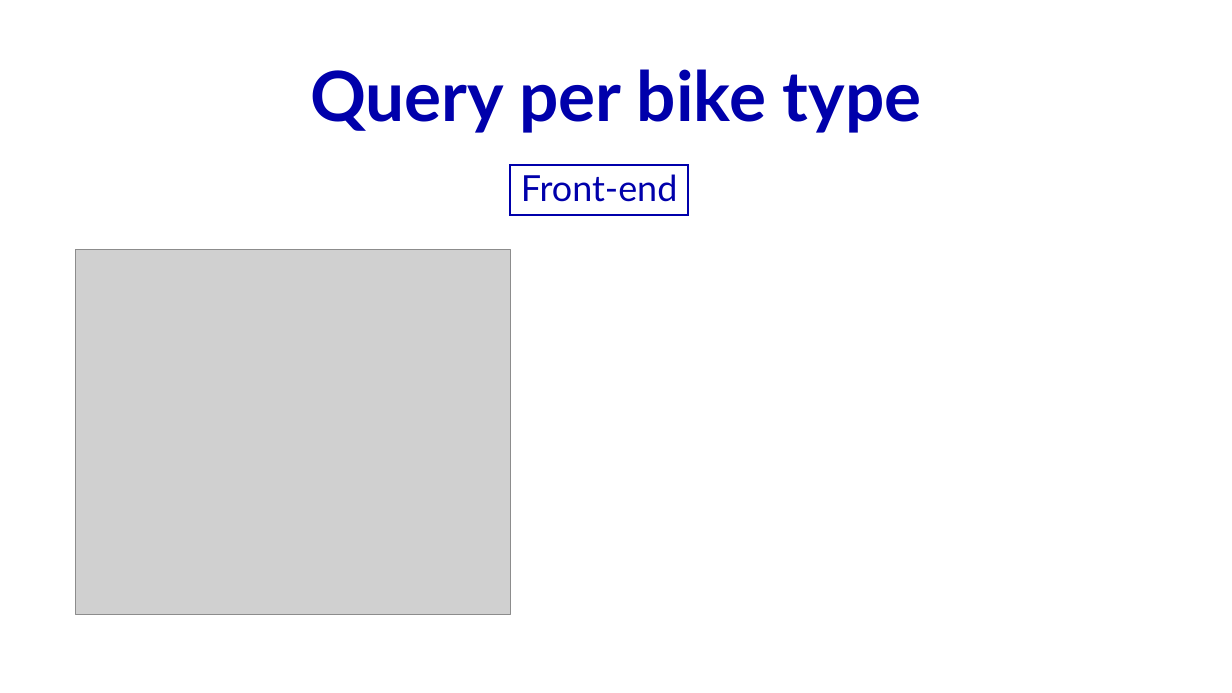
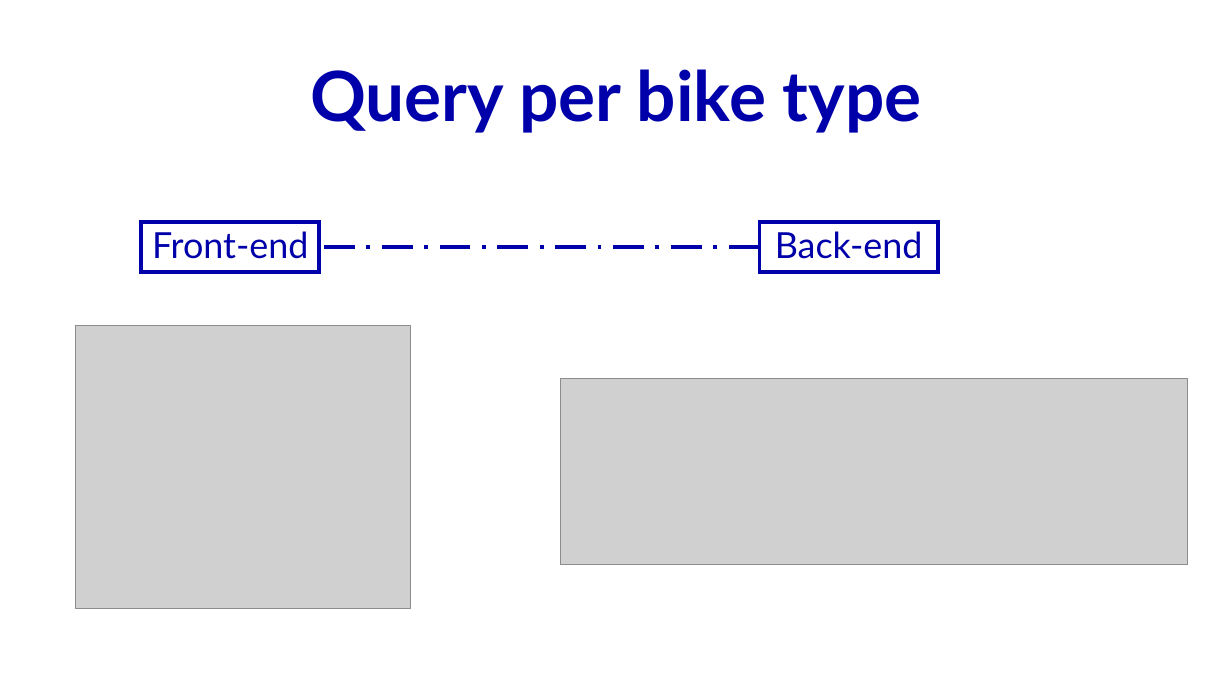
Before and after one commit to Robertales/tripdata-bike-chicago-bd2, a slide deck: slide 7 of presentazione/presentazioneBD2BarberisRobertazzi.pptx. Drawn at 1232x693 pixels with LibreOffice and Linux fonts; fonts in the diff are those of the drawing; grey boxes stand for pictures. Boxes give left, top, right and bottom in pixels: in the first picture for what was removed or moved away, otherwise in the second. Text is boxed around its words. In the diff, an @@ line names an element or a change of style, - is before the commit and + after.

```diff
--- a/presentazione/presentazioneBD2BarberisRobertazzi.pptx
+++ b/presentazione/presentazioneBD2BarberisRobertazzi.pptx
@@ text "Front-end": place and size @@
-text "Front-end" at [521,174,677,202]
+text "Front-end" at [152,231,308,259]
@@ rectangle: place and size @@
-rectangle at [510,165,689,214]
+rectangle at [141,222,320,272]
@@ rectangle at [141,222,320,272]: outline #0000AB 1.5 pt to #0000AB 3 pt @@
@@ rectangle added at [760,222,938,272], outline #0000AB 3 pt @@
@@ text added at [775,231,923,259], 28 pt, text #0000AB @@
+Back-end
@@ elbow line added from (760, 247) to (320, 247), #0000AB 3 pt dashed @@
@@ picture: place and size @@
-picture at [76,250,510,615]
+picture at [75,326,410,609]
@@ picture added at [561,378,1189,565] @@
```
Also in this commit, not shown: 4 slides added, 4 other files.
